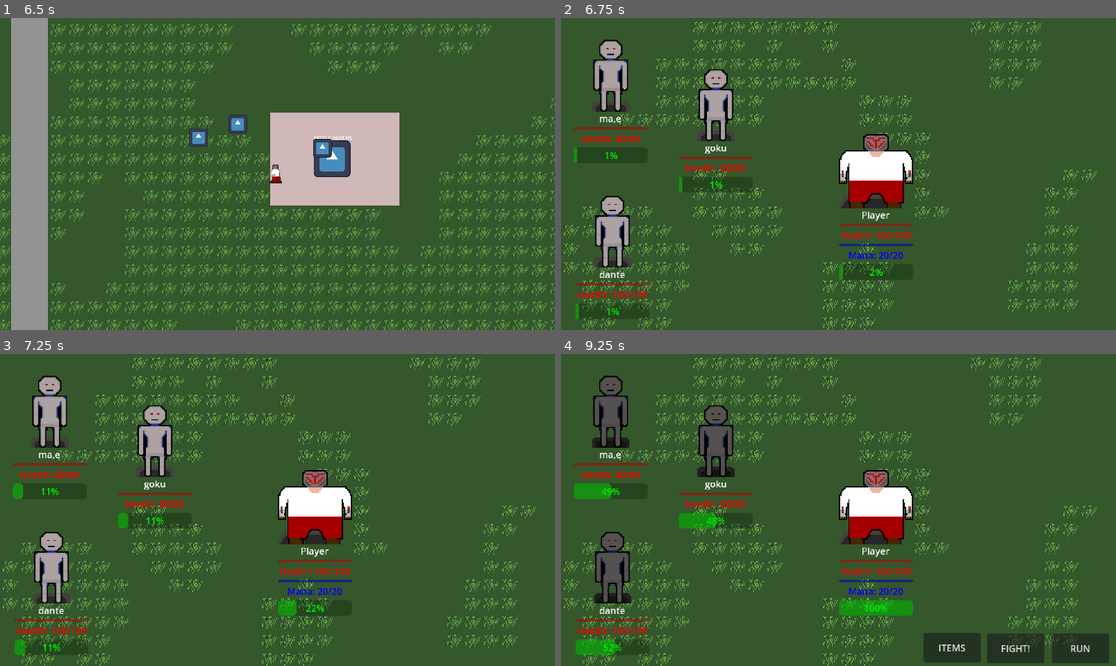
Above: before the commit, frames 1-4 (two rows, left to right).
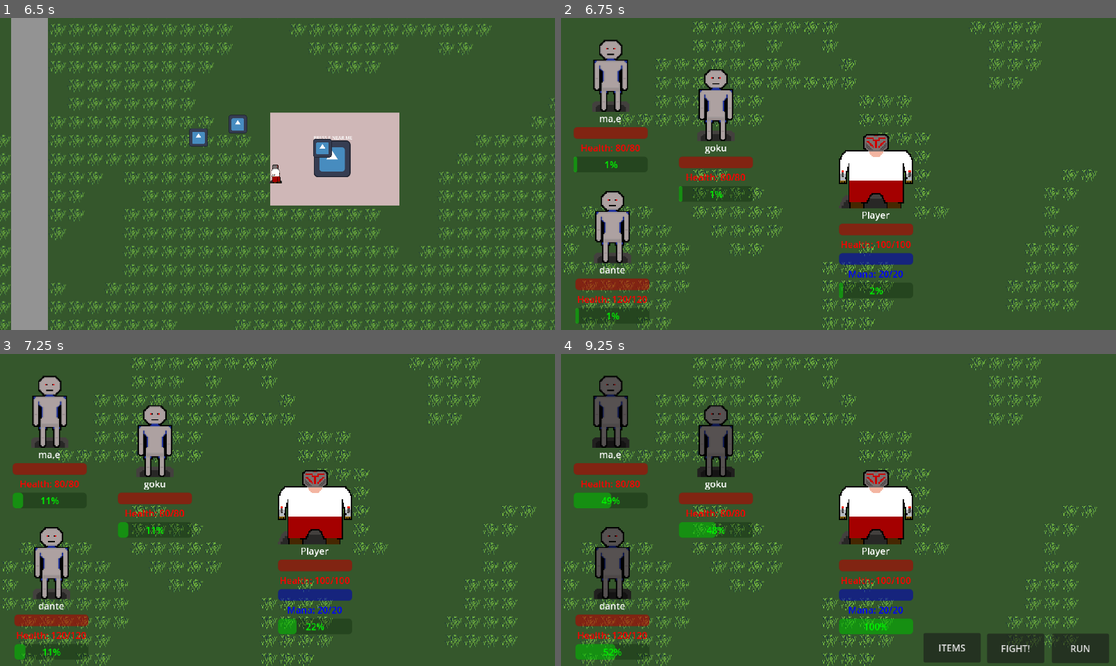
Above: after the commit, the same moments.

Repository: OwenFrakes/PBP.OJJ_RPG
Game: Godot game, scene res://Scenes/titleScreen.tscn
The game is run twice, just before and just after one commit, with the same random seed, the same clock (stepped at 60 frames per second) and the same inputs. The engine's default icon, where the game draws it, is replaced by a stand-in: a white triangle on a blue panel in a dark square.
Inputs (mouse positions are in pixels of both pictures, inside the frame that each line leads up to):
- Up to frame 1 (6.5 s): click "Start Game" at 0.5 s; click "Select" at 1.25 s; tap E (Interact) at 2, 2.1, 2.75, 2.85, 3.5, 3.6, 4.25, 4.35, 5, 5.1, 5.75, 5.85 s; move the mouse to (249, 236) at 2.02 s; hold W (Up) 2.03-3.53 s; move the mouse to (444, 220) at 2.77 s; move the mouse to (111, 127) at 3.52 s; hold A (Left) 3.53-5.03 s; move the mouse to (305, 174) at 4.27 s; move the mouse to (194, 96) at 5.02 s; hold S (Down) 5.03-5.78 s; move the mouse to (399, 158) at 5.77 s; hold D (Right) from 5.78 s (still down)
- Up to frame 2 (6.75 s): move the mouse to (727, 189) at 6.52 s; release D (Right) at 6.53 s; hold W (Up) from 6.53 s (still down); tap E (Interact) at 6.6 s
- Up to frame 3 (7.25 s): keep holding W (Up)
- Up to frame 4 (9.25 s): move the mouse to (894, 441) at 7.27 s; release W (Up) at 7.28 s; hold D (Right) from 7.28 s (still down); tap E (Interact) at 7.35, 8.1, 8.85 s; move the mouse to (810, 572) at 8.02 s; move the mouse to (1005, 556) at 8.77 s

Frame 1 is identical in both runs. In frame 2, 4.5% of the frame differs, in the area x 2-64%, y 34-98%; in frame 3, 4.9%; in frame 4, 6.2%.

Commit message:
Music

Diff:
--- /dev/null
+++ b/pbp.ojj_rpg/Scenes/background_music.gd
@@ -0,0 +1,18 @@
+extends AudioStreamPlayer
+
+var music = [load("res://Resources/Music/Overworld.mp3"), load("res://Resources/Music/Battle.mp3")]
+@onready var player_reference = $"../Player"
+
+# Called when the node enters the scene tree for the first time.
+func _ready() -> void:
+	stream = music[0]
+	play()
+
+# Called every frame. 'delta' is the elapsed time since the previous frame.
+func _process(delta: float) -> void:
+	if(player_reference.inFight && stream != music[1]):
+		stream = music[1]
+		play()
+	elif(!player_reference.inFight && stream != music[0]):
+		stream = music[0]
+		play()
--- a/pbp.ojj_rpg/Scenes/world.tscn
+++ b/pbp.ojj_rpg/Scenes/world.tscn
@@ -13,6 +13,7 @@
 [ext_resource type="Script" path="res://Scripts/battle_master.gd" id="7_8l8pn"]
 [ext_resource type="Theme" uid="uid://d8wjfefy1skg" path="res://Resources/Themes/PlayerMenu.tres" id="9_m6iir"]
 [ext_resource type="SpriteFrames" uid="uid://b1hlf4f2paiod" path="res://Resources/Character/SpriteSets/brawler_set.tres" id="10_8inel"]
+[ext_resource type="Script" path="res://Scenes/background_music.gd" id="15_hd86r"]
 [ext_resource type="Script" path="res://Scripts/Interactables/enemy_spawner.gd" id="15_mep6t"]
 
 [sub_resource type="CircleShape2D" id="CircleShape2D_jpw16"]
@@ -307,7 +308,7 @@
 position = Vector2(268, 148.5)
 
 [node name="EnemyPosition3" type="Marker2D" parent="BattleCamera"]
-position = Vector2(89, 368)
+position = Vector2(89, 359.5)
 
 [node name="EnemyPosition4" type="Marker2D" parent="BattleCamera"]
 position = Vector2(269, 405)
@@ -326,6 +327,9 @@
 
 [node name="Sprite2D" type="Sprite2D" parent="EnemySpawnerInteractable"]
 texture = ExtResource("4_ikl6f")
+
+[node name="BackgroundMusic" type="AudioStreamPlayer" parent="."]
+script = ExtResource("15_hd86r")
 
 [connection signal="pressed" from="Player/PauseMenu/ResumeBtn" to="Player" method="pauseMenu"]
 [connection signal="pressed" from="Player/PauseMenu/MainMenuBtn" to="Player" method="mainMenu"]
--- a/pbp.ojj_rpg/Scripts/battle_master.gd
+++ b/pbp.ojj_rpg/Scripts/battle_master.gd
@@ -254,8 +254,8 @@
 	enemy_choice.visible = true
 	count = 0
 	while(count<player_moveset.size()):
-		if(player_moveset[count].getName() == attack_list.get_item_text(count)):
-			#print("found")
+		if(player_moveset[count].getName() == attack_list.get_item_text(index)):
+			print(player_moveset[count].getName())
 			move_position = count
 			break
 		else:
@@ -278,6 +278,8 @@
 
 	player_health -= player_moveset[move_position].getHealthCost()
 	player_mana -= player_moveset[move_position].getManaCost()
+	print(player_moveset[move_position].getManaCost())
+	print(player_mana)
 	player_entity_info[0].changeHealth(player_health)
 	player_entity_info[0].changeMana(player_mana)
 
--- a/pbp.ojj_rpg/Scripts/entity_info.gd
+++ b/pbp.ojj_rpg/Scripts/entity_info.gd
@@ -32,10 +32,12 @@
 
 	health_bar_node.self_modulate = Color(1,0,0)
 	health_bar_node.show_percentage = false
+	health_bar_node.custom_minimum_size = Vector2(0,20)
 	health_label_node.self_modulate = Color(1,0,0)
 
 	mana_bar_node.self_modulate = Color(0,0,1)
 	mana_bar_node.show_percentage = false
+	mana_bar_node.custom_minimum_size = Vector2(0,20)
 	mana_label_node.self_modulate = Color(0,0,1)
 
 	action_bar_node.self_modulate = Color(0,1,0)
Not shown, added: pbp.ojj_rpg/Resources/Music/Battle.mp3.import
Not shown, added: pbp.ojj_rpg/Resources/Music/Overworld.mp3.import
Not shown: 1 places in pbp.ojj_rpg/Scenes/world.tscn that only renumber resources
Not shown, added: pbp.ojj_rpg/Resources/Music/Battle.mp3
Not shown, added: pbp.ojj_rpg/Resources/Music/Overworld.mp3
